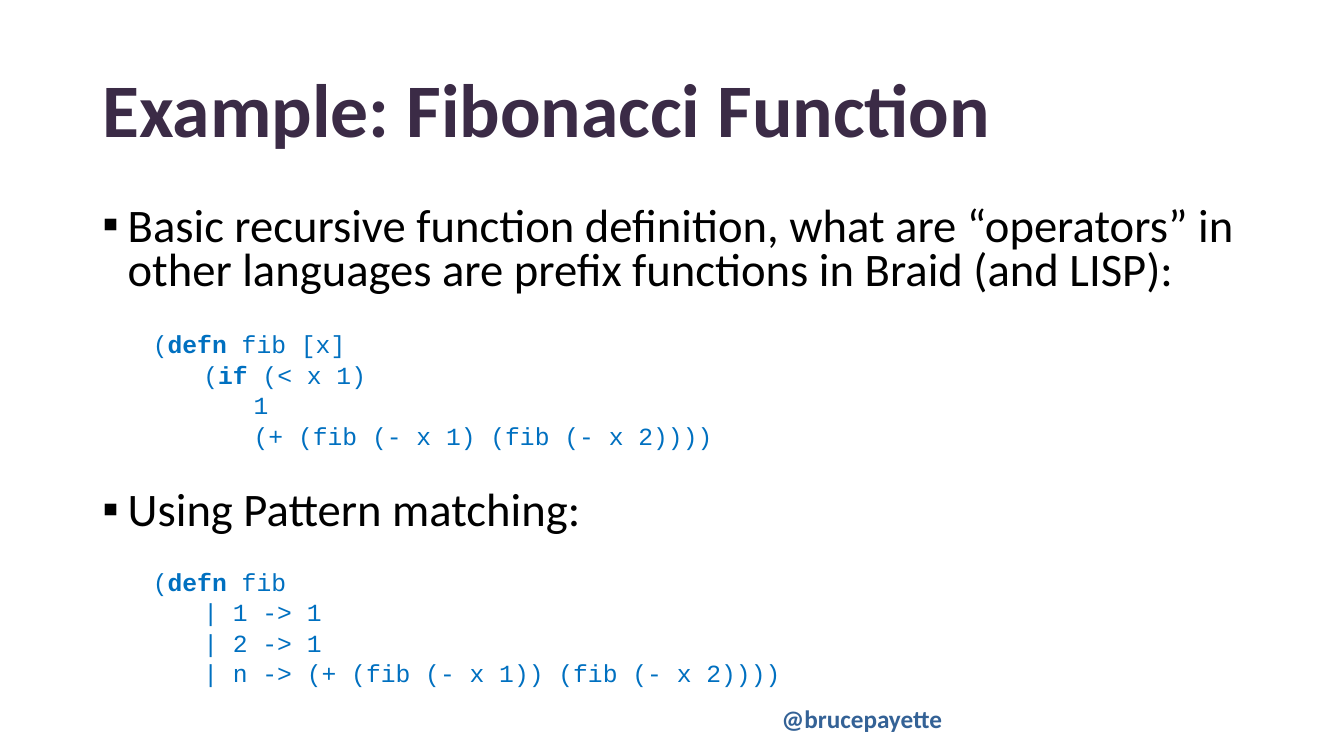
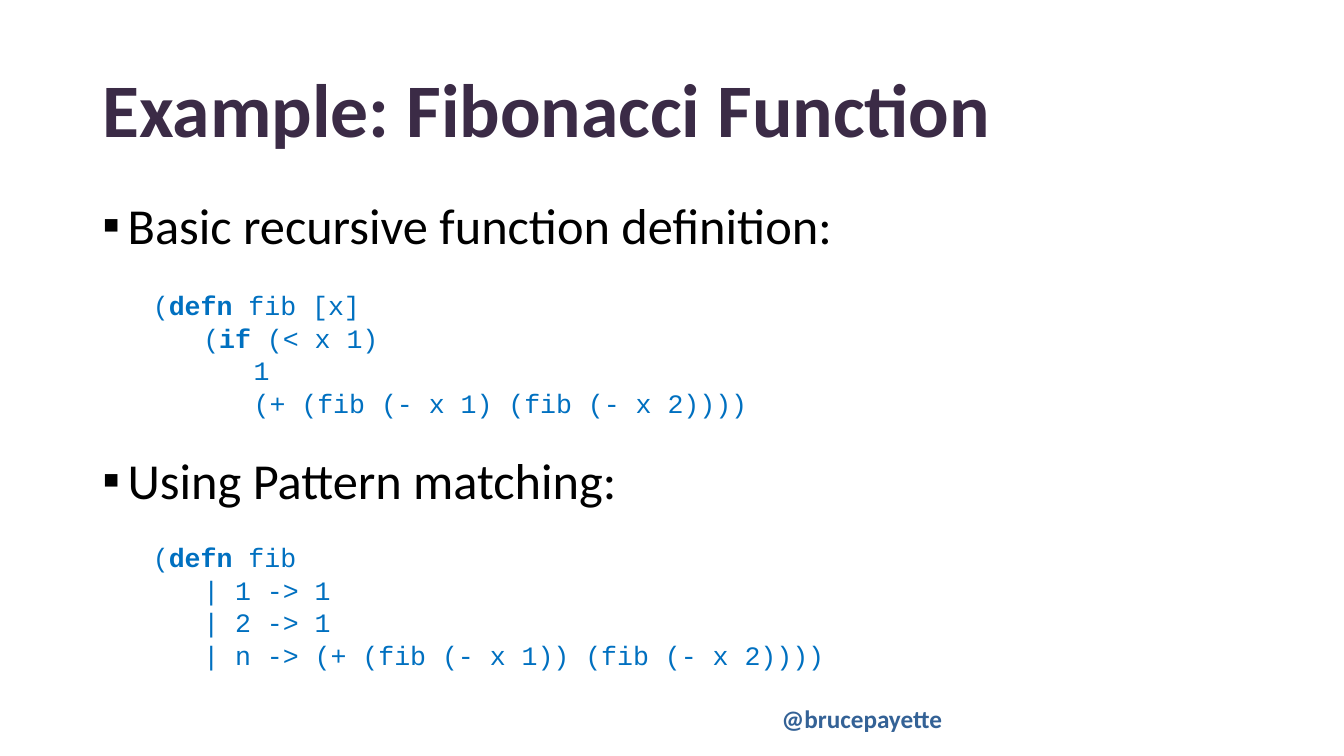
Before and after one commit to BrucePay/BraidLang, a slide deck: slide 18 of PSCONFEU23_payette_braid.pptx. Drawn at 1344x756 pixels with LibreOffice and Linux fonts; fonts in the diff are those of the drawing; background and template pictures are left out. Boxes give left, top, right and bottom in pixels: in the first picture for what was removed or moved away, otherwise in the second. Text is boxed around its words. In the diff, an @@ line names an element or a change of style, - is before the commit and + after.

```diff
--- a/PSCONFEU23_payette_braid.pptx
+++ b/PSCONFEU23_payette_braid.pptx
@@ text at box(128, 209, 831, 245): text changed; size 33.3 to 36 pt @@
-▪ Basic recursive function definition, what are “operators” in other languages are prefix functions in Braid (and LISP):
+▪ Basic recursive function definition:
@@ text at box(128, 297, 825, 671): size 17.6 to 19 pt in "(defn fib [x]", "(if (< x 1)", "1", "(+ (fib (- x 1) (fib (- ..." and 4 more places; size 33.3 to 36 pt in "Using Pattern matching:" @@
```
Also in this commit, not shown: 3 other slides changed, 1 slide added, 1 other file.
